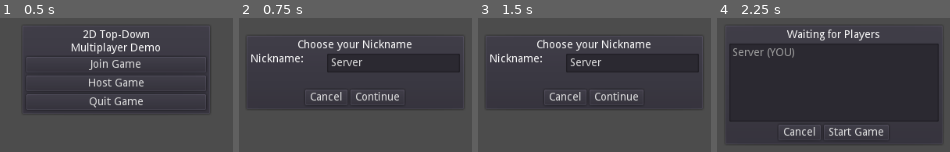
Above: before the commit, frames 1-4 (left to right).
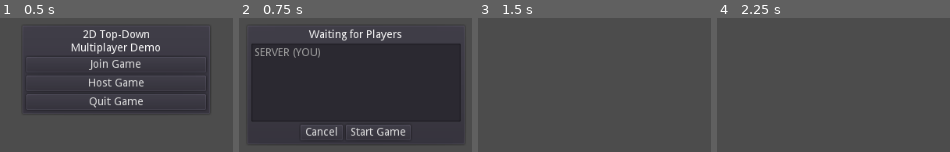
Above: after the commit, the same moments.

Repository: singerbj/godot-mp
Game: Godot game, scene res://data/main_menu/main_menu.tscn
Same seed, same stepped clock (60 frames per second), same inputs: the game is played once before the commit and once after it.
Inputs (mouse positions are in pixels of both pictures, inside the frame that each line leads up to):
- Up to frame 1 (0.5 s): no input
- Up to frame 2 (0.75 s): click "Host Game" at 0.5 s
- Up to frame 3 (1.5 s): click (617, 131) at 1.25 s, where only the run after the commit has a clickable "Start Game"
- Up to frame 4 (2.25 s): click (854, 97) at 2 s, where only the run before the commit has a clickable "Continue"

Frame 1 is identical in both runs. In frame 2, 19% of the frame differs, in the area x 5-96%, y 8-94%; in frame 3, 13%; in frame 4, 58%.

Commit message:
multiplayer, but w/o the good stuff

Diff:
--- a/data/entities/player/scripts/player.gd
+++ b/data/entities/player/scripts/player.gd
@@ -1,23 +1,22 @@
 extends KinematicBody
 
-puppet var puppet_pos = Vector3()
-puppet var puppet_motion = Vector3()
-#puppet var puppet_mouse_position = Vector3()
-puppet var puppet_is_sprinting = false
+export var is_sprinting = false
+export var player_id = 0
+export var control = false
 
 export var speed = 10
 export var sprint_speed = 15
 export var acceleration = 10
 export var gravity = 0.98
 export var jump_y_power = 32.5
-export var mouse_sensitivity = 0.0005
+export var mouse_sensitivity = 0.00075
 
 var velocity = Vector3()
 var rot_x = 0
 var y_delta
 
 func _input(event):
-	if event is InputEventMouseMotion:
+	if control == true and event is InputEventMouseMotion:
 		# reset rotation
 		self.transform.basis = Basis()
 		# calculate y delta
@@ -27,10 +26,7 @@
 		rotate_object_local(Vector3(0, -1, 0), rot_x)
 
 func _physics_process(delta):
-	var is_sprinting = null
-
-#	print(is_network_master())
-	if (is_network_master()):
+	if control == true:
 		var head_basis = self.get_global_transform().basis
 		var dir = Vector3()
 		var control_dir = Vector2()
@@ -65,13 +61,10 @@
 
 		velocity = move_and_slide(velocity, Vector3.UP)
 
-		rset_unreliable("puppet_is_sprinting", is_sprinting)
-		rset("puppet_motion", velocity)
-		rset("puppet_pos", transform.origin)
-	else:
-		is_sprinting = puppet_is_sprinting
-		transform.origin = puppet_pos
-		velocity = puppet_motion
+#		rpc_unreliable("puppet_is_sprinting", player_id, is_sprinting)
+#		rpc_unreliable("puppet_do_move", player_id, velocity)
+		rpc_unreliable("puppet_do_move", player_id, self.transform.origin)
+
 
 #	if(is_sprinting):
 #		animation.set_speed(2.5)
@@ -79,3 +72,16 @@
 #	else:
 #		animation.set_speed(1.2)
 #		speed = speed_default
+
+remote func puppet_is_sprinting(pid, is_sprinting):
+	var root  = get_parent()
+	var playerNode = root.get_node(str(pid))
+	if playerNode != null:
+		playerNode.is_sprinting = is_sprinting
+
+remote func puppet_do_move(pid, position):
+	var root = get_parent()
+	var playerNode = root.get_node(str(pid))
+	if playerNode != null:
+#		playerNode.move_and_slide(position)
+		playerNode.transform.origin = position
--- a/data/main_menu/main_menu.tscn
+++ b/data/main_menu/main_menu.tscn
@@ -181,27 +181,6 @@
 text = "Choose your Nickname"
 align = 1
 valign = 1
-
-[node name="hbox_container" type="HBoxContainer" parent="host_container/panel_container/vbox_container"]
-margin_top = 18.0
-margin_right = 268.0
-margin_bottom = 42.0
-mouse_filter = 0
-custom_constants/separation = 30
-
-[node name="label_nickname" type="Label" parent="host_container/panel_container/vbox_container/hbox_container"]
-margin_top = 5.0
-margin_right = 68.0
-margin_bottom = 19.0
-mouse_filter = 1
-size_flags_vertical = 0
-text = "Nickname:"
-
-[node name="lineedit_nickname" type="LineEdit" parent="host_container/panel_container/vbox_container/hbox_container"]
-margin_left = 98.0
-margin_right = 268.0
-margin_bottom = 24.0
-custom_constants/minimum_spaces = 40
 
 [node name="label_error" type="Label" parent="host_container/panel_container/vbox_container"]
 margin_top = 46.0
@@ -296,7 +275,6 @@
 [connection signal="text_changed" from="join_container/panel_container/vbox_container/hbox_container/lineedit_nickname" to="." method="_on_lineedit_nickname_text_changed"]
 [connection signal="pressed" from="join_container/panel_container/vbox_container/hbox_container2/cancel_button" to="." method="_on_cancel_button_pressed"]
 [connection signal="pressed" from="join_container/panel_container/vbox_container/hbox_container2/connect_button" to="." method="_on_connect_button_pressed"]
-[connection signal="text_changed" from="host_container/panel_container/vbox_container/hbox_container/lineedit_nickname" to="." method="_on_lineedit_nickname_text_changed"]
 [connection signal="pressed" from="host_container/panel_container/vbox_container/hbox_container2/cancel_button" to="." method="_on_cancel_button_pressed"]
 [connection signal="pressed" from="host_container/panel_container/vbox_container/hbox_container2/continue_button" to="." method="_on_continue_button_pressed"]
 [connection signal="pressed" from="lobby_container/panel_container/vbox_container/hbox_container2/cancel_button" to="." method="_on_cancel_lobby_button_pressed"]
--- a/data/main_menu/scripts/main_menu.gd
+++ b/data/main_menu/scripts/main_menu.gd
@@ -8,7 +8,6 @@
 
 # Player Name
 const PLAYER_NAME_DEFAULT = "Player"
-const SERVER_NAME_DEFAULT = "Server"
 
 # MAIN MENU - Join Game
 # Opens up the 'Connect to Server' window
@@ -21,7 +20,8 @@
 # Opens up the 'Choose a nickname' window
 func _on_host_game_button_pressed():
 	menu_container.hide()
-	host_container.show()
+#	host_container.show()
+	_on_continue_button_pressed()
 
 
 # MAIN MENU - Quit Game
@@ -58,17 +58,9 @@
 # HOST CONTAINER - Continue (from choosing a nickname)
 # Opens the server for connectivity from clients
 func _on_continue_button_pressed():
-	# Check if nickname is valid
-	var player_name = host_container.find_node("lineedit_nickname").get_text()
-	if(player_name == ""):
-		host_container.find_node("label_error").set_text("Nickname cannot be empty")
-		return
-
-	# Clear error (if any)
-	host_container.find_node("label_error").set_text("")
 
 	# Establish network
-	gamestate.host_game(player_name)
+	gamestate.host_game()
 
 	# Refresh Player List (with your own name)
 	refresh_lobby()
@@ -110,7 +102,6 @@
 func _ready():
 	# Set default nicknames on host/join
 	join_container.find_node("lineedit_nickname").set_text(PLAYER_NAME_DEFAULT)
-	host_container.find_node("lineedit_nickname").set_text(SERVER_NAME_DEFAULT)
 
 	# Setup Network Signaling between Gamestate and Game UI
 	gamestate.connect("refresh_lobby", self, "refresh_lobby")
--- a/data/networking/scripts/gamestate.gd
+++ b/data/networking/scripts/gamestate.gd
@@ -4,10 +4,16 @@
 # Port Tip: Check the web for available ports that is not preoccupied by other important services
 # Port Tip #2: If you are the server; you may want to open it (NAT, Firewall)
 const SERVER_PORT = 31416
+const MAX_PLAYERS = 30
+const DEFAULT_SERVER_PLAYER_NAME = "SERVER"
 
 # GAMEDATA
+var world
 var players = {} # Dictionary containing player names and their ID
 var player_name # Your own player name
+
+onready var player_scene = load("res://data/entities/player/player.tscn")
+onready var camera_scene = load("res://data/entities/player/camera.tscn")
 
 # SIGNALS to Main Menu (GUI)
 signal refresh_lobby()
@@ -15,7 +21,6 @@
 signal server_error()
 signal connection_success()
 signal connection_fail()
-
 
 # Join a server
 func join_game(name, ip_address):
@@ -30,17 +35,18 @@
 	get_tree().set_network_peer(host)
 
 # Host the server
-func host_game(name):
+func host_game():
 	OS.set_window_title("SERVER")
 	print("host_game")
 	# Store own player name
-	player_name = name
+	player_name = DEFAULT_SERVER_PLAYER_NAME
 
 	# Initializing the network as client
 	var host = NetworkedMultiplayerENet.new()
-	host.create_server(SERVER_PORT, 6) # Max 6 players can be connected
+	var err = host.create_server(SERVER_PORT, MAX_PLAYERS) # Max 6 players can be connected
+	if (err != OK):
+		return
 	get_tree().set_network_peer(host)
-
 
 func _ready():
 	print("_ready")
@@ -51,12 +57,10 @@
 	get_tree().connect("connection_failed", self, "_connected_fail")
 	get_tree().connect("server_disconnected", self, "_server_disconnected")
 
-
 # Client connected with you (can be both server or client)
 func _player_connected(id):
 	print("_player_connected")
 	pass
-
 
 # Client disconnected from you
 func _player_disconnected(id):
@@ -64,7 +68,6 @@
 	# If I am server, send a signal to inform that an player disconnected
 	unregister_player(id)
 	rpc("unregister_player", id)
-
 
 # Successfully connected to server (client)
 func _connected_ok():
@@ -74,18 +77,12 @@
 	rpc_id(1, "user_ready", get_tree().get_network_unique_id(), player_name)
 	pass
 
-
 # Server receives this from players that have just connected
 remote func user_ready(id, player_name):
 	print("user_ready")
 	# Only the server can run this!
 	if(get_tree().is_network_server()):
-		# If we are ingame, add player to session, else send to lobby
-		if(has_node("/root/world")):
-			rpc_id(id, "register_in_game")
-		else:
-			rpc_id(id, "register_at_lobby")
-
+		rpc_id(id, "register_in_game")
 
 # Register yourself directly ingame
 remote func register_in_game():
@@ -93,27 +90,17 @@
 	rpc("register_new_player", get_tree().get_network_unique_id(), player_name)
 	register_new_player(get_tree().get_network_unique_id(), player_name)
 
-
-# Register myself with other players at lobby
-remote func register_at_lobby():
-	print("register_at_lobby")
-	rpc("register_player", get_tree().get_network_unique_id(), player_name)
-	emit_signal("connection_success") # Sends command to gui & will send player to lobby
-
-
 # Could not connect to server (client)
 func _connected_fail():
 	print("_connected_fail")
 	get_tree().set_network_peer(null)
 	emit_signal("connection_fail")
 
-
 # Server disconnected (client)
 func _server_disconnected():
 	print("_server_disconnected")
 	quit_game()
 	emit_signal("server_ended")
-
 
 # Register the player and jump ingame
 remote func register_new_player(id, name):
@@ -130,19 +117,7 @@
 	# Add new player to your player list
 	players[id] = name
 
-	# Hardcoded spawns; could be done better by getting
-	# the number of spawns from the map and go from there.
-	# At this stage, hardcoding will suffice...
-	randomize() # If you dont add this line, rnd_spawn will always get the same number.
-	var rnd_spawn = int(rand_range(1,7)) # 1-6
-
-	var spawn_pos = {} # Dictionary
-	spawn_pos[id] = rnd_spawn # Insert random spawn
-
-	# Spawn player with id 'id' and at position 'spawn_pos[id]'
-	print("Spawning " + str(name))
-	spawn_player(spawn_pos)
-
+	spawn_player(id)
 
 # Register player the ol' fashioned way and refresh lobby
 remote func register_player(id, name):
@@ -161,31 +136,20 @@
 	# Notify lobby (GUI) about changes
 	emit_signal("refresh_lobby")
 
-
 # Unregister a player, whether he is in lobby or ingame
 remote func unregister_player(id):
 	print("unregister_player")
-	# If the game is running
-	if(has_node("/root/world")):
-		# Remove player from game
-		if(has_node("/root/world/players/" + str(id))):
-			get_node("/root/world/players/" + str(id)).queue_free()
-		players.erase(id)
-	else:
-		# Remove from lobby
-		players.erase(id)
-		emit_signal("refresh_lobby")
-
+	world.remove_player(id)
+	players.erase(id)
+	emit_signal("refresh_lobby")
 
 # Returns a list of players (lobby)
 func get_player_list():
 	return players.values()
 
-
 # Returns your name
 func get_player_name():
 	return player_name
-
 
 # Quits the game, will automatically tell the server you disconnected; neat.
 func quit_game():
@@ -193,82 +157,37 @@
 	get_tree().set_network_peer(null)
 	players.clear()
 
-
 func start_game():
 	print("start_game")
-	# Set spawn pos for each player
-	var spawn_points = {}
-
-	# Generate spawn points associated with each player
-	spawn_points[1] = Vector3(rand(10), 1, rand(10)) # Set first spawn point to server
-
-	# Add spawn point with each player in spawn_points dictionary
-	var count = 2
-	for p in players:
-		print(str(p) + ", spawn at " + str(count))
-		spawn_points[p] = Vector3(rand(10), 1, rand(10))
-		count += 1
-
-	# Tell each player 'p' with id 'spawn_points' to spawn at specified 'spawn_points[id]'
-	for p in players:
-		rpc_id(p, "spawn_player", spawn_points)
-
-	spawn_player(spawn_points)
+	spawn_player(1)
 	pass
 
-
-remote func spawn_player(spawn_points):
-	print("spawn_player")
-	# A world without identity.
-	# To be, or not to be.
-	var world
+remote func spawn_player(id):
+	print("spawn_player " + str(id))
 
 	# If your game have already started, we get the current reference,
 	# else we create our instance and add it to root
-	if(has_node("/root/world")):
-		world = get_node("/root/world")
-	else:
+	if(world == null):
 		world = load("res://data/world/world.tscn").instance()
 		get_tree().get_root().add_child(world)
 		get_tree().get_root().get_node("main_menu").hide() # Away with the menu! AWAY I SAY!
 #		world.get_node("hud/stats/name").set_text(player_name) # TODO
 
-	# Create Scenes to instance (further down)
-	var player_scene = load("res://data/entities/player/player.tscn")
-	var camera_scene = load("res://data/entities/player/camera.tscn")
+	# Create player instance
+	var player = player_scene.instance()
+	# Set Player ID as node name - Unique for each player!
+	player.set_name(str(id))
+	player.player_id = id
 
-	# Spawn! Spawn ALL the players!
-	# There are only multiple players when we wait for players in lobby before starting.
-	# Else we generate a random spawn point and throw him in with the other players.
-	for p in spawn_points:
-		# Create player instance
-		var player = player_scene.instance()
+	# If the new player is you
+	if (id == get_tree().get_network_unique_id()):
+		# Set as master on yourself
+		player.set_network_master(id)
+		player.control = true
+		player.add_child(camera_scene.instance()) # Add camera to your player
 
-		# Set Player ID as node name - Unique for each player!
-		player.set_name(str(p))
-
-		# Set spawn position for the player (on a spawn point from the map)
-		var spawn_pos = spawn_points[p] ###############
-		player.transform.origin = spawn_pos
-
-		print("==================")
-		print(p)
-		print(get_tree().get_network_unique_id())
-		print("==================")
-		# If the new player is you
-		if (p == get_tree().get_network_unique_id()):
-			# Set as master on yourself
-			player.set_network_master(get_tree().get_network_unique_id())
-			player.add_child(camera_scene.instance()) # Add camera to your player
-		else:
-			# puppetry is legal here.
-			# No camera for you, puppet! None!
-			# Add player name
-			print("")
-			#TODO: player.get_node("hud/player_name").set_text(str(players[p]))
-
-		# Add the player (or you) to the world!
-		world.get_node("players").call_deferred("add_child", player)
+	# Add the player (or you) to the world!
+	world.add_player(player)
 
 func rand(i):
 	return randi() % i + 1
--- a/data/world/scripts/world.gd
+++ b/data/world/scripts/world.gd
@@ -2,3 +2,12 @@
 
 func _ready():
 	print('world ready')
+
+func _process(delta):
+	pass
+
+func add_player(player):
+	self.get_node("players").add_child(player)
+
+func remove_player(id):
+	self.get_node("players").get_node(str(id)).queue_free()
--- a/data/world/world.tscn
+++ b/data/world/world.tscn
@@ -9,7 +9,7 @@
 [sub_resource type="BoxShape" id=2]
 extents = Vector3( 100, 1, 100 )
 
-[node name="Spatial" type="Spatial"]
+[node name="World" type="Spatial"]
 script = ExtResource( 2 )
 
 [node name="StaticBody" type="StaticBody" parent="."]
